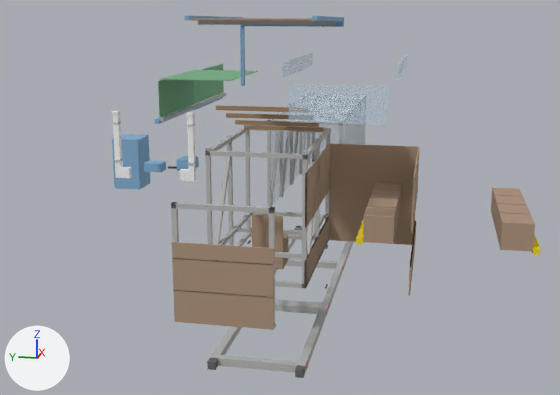
Two versions of the glTF model gallinero_explosivo.gltf, one commit apart.
One viewpoint serves both versions: a camera (50 mm lens) standing at (-11.59, -2.0, 3.34) and looking at (-0.19, 0.27, 0.49). The lights are fixed; the arrows at lower left show +X, +Y and +Z. The first picture is the older version. Vertices at exactly the same position are counted once.

The first picture shows 'Base__gris_plastimadera', 'Corral__gris_plastimadera', 'Corral__malla_gallinero', 'Dispositivos__pvc_azul', 'Estructura__gris_plastimadera', 'Forro__cafe_plastimadera', 'Nidos__cafe_plastimadera', 'Niebla__arpilla_verde', 'Perchas__cafe_percha', 'Puertas__cafe_plastimadera', 'Puertas__gris_plastimadera', 'Ventilación__malla_vent' and 10 more.
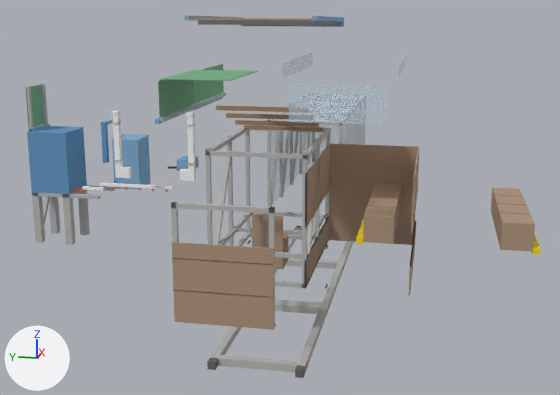
The change in detail:
Material 'Agua__pvc_azul' (mat_agua__pvc_azul) is new.
Its base color is (0.227, 0.431, 0.647) (blue #83afd2).
Its roughness is 0.85.
Material 'Agua__tambo_azul' (mat_agua__tambo_azul) is new.
Its base color is (0.122, 0.306, 0.549) (blue #6296c4).
Its roughness is 0.85.
Material 'Agua__gris_plastimadera' (mat_agua__gris_plastimadera) is new.
Its base color is (0.478, 0.478, 0.471) (grey #b8b8b7).
Its roughness is 0.85.
Material 'Agua__arpilla_verde' (mat_agua__arpilla_verde) is new.
Its base color is (0.18, 0.42, 0.227) (green #76ad83).
Its roughness is 0.85.
Material 'Agua__receptor_acero_rojo' (mat_agua__receptor_acero_rojo) is new.
Its base color is (0.753, 0.224, 0.169) (pink #e18272).
Its roughness is 0.85.
Material 'Agua__pvc_blanco' (mat_agua__pvc_blanco) is new.
Its base color is (0.949, 0.949, 0.949) (white #f9f9f9).
Its roughness is 0.85.
me_dispositivos__pvc_azul is used by ob_dispositivos__pvc_azul; location (0.0, 0.0, 0.0).
me_dispositivos__pvc_azul had 16 vertices, 24 faces and spanned x -1.5..-0.5, y 1.7..2.65, z 0.702..1.45.
me_dispositivos__pvc_azul now has 8 vertices, 12 faces and spans x -0.95..-0.5, y 2.25..2.65, z 0.702..1.45.
me_dispositivos__pvc_azul part 1: the loose piece of 8 vertices spanning x -1.5..-1.3, y 1.7..1.95, z 1.1..1.22 is deleted.
Mesh me_agua__pvc_azul is new.
It consists of a box spanning x -0.95..-0.71, y 2.72..2.77, z 1.66..1.7; a box spanning x -1.57..-1.09, y 3.55..3.63, z 1.63..1.66; a box spanning x -1.04..-0.92, y 3.25..3.29, z 1.53..1.57.
It uses material mat_agua__pvc_azul (blue #83afd2).
Mesh me_agua__tambo_azul is new.
It consists of a box spanning x -1.0..-0.93, y 2.72..2.79, z 1.1..1.7; a box spanning x -1.62..-1.04, y 3.05..3.63, z 0.75..1.63.
It uses material mat_agua__tambo_azul (blue #6296c4).
Mesh me_agua__gris_plastimadera is new.
It has 88 vertices, 156 faces and spans x -1.62..-1.04, y 2.6..3.63, z 0.0..2.25.
It uses material mat_agua__gris_plastimadera (grey #b8b8b7).
Mesh me_agua__arpilla_verde is new.
It is a box spanning x -1.57..-1.09, y 3.615..3.625, z 1.67..2.25.
It uses material mat_agua__arpilla_verde (green #76ad83).
Mesh me_agua__receptor_acero_rojo is new.
It consists of a box spanning x -1.5..-1.4, y 2.9..3.05, z 0.76..0.8; a box spanning x -1.565..-1.535, y 1.6..1.63, z 0.84..0.88; a box spanning x -1.565..-1.535, y 1.8..1.83, z 0.84..0.88; a box spanning x -1.565..-1.535, y 2.0..2.03, z 0.84..0.88; a box spanning x -1.565..-1.535, y 2.2..2.23, z 0.84..0.88; a box spanning x -1.565..-1.535, y 2.4..2.43, z 0.84..0.88.
It uses material mat_agua__receptor_acero_rojo (pink #e18272).
Mesh me_agua__pvc_blanco is new.
It consists of a box spanning x -1.5..-1.46, y 2.58..2.9, z 0.8..0.84; a box spanning x -1.57..-1.53, y 1.52..2.6, z 0.88..0.92.
It uses material mat_agua__pvc_blanco (white #f9f9f9).
Object 'Agua__pvc_azul' (ob_agua__pvc_azul) is new; it shows me_agua__pvc_azul.
Its location is (0.0, 0.0, 0.0).
Object 'Agua__tambo_azul' (ob_agua__tambo_azul) is new; it shows me_agua__tambo_azul.
Its location is (0.0, 0.0, 0.0).
Object 'Agua__gris_plastimadera' (ob_agua__gris_plastimadera) is new; it shows me_agua__gris_plastimadera.
Its location is (0.0, 0.0, 0.0).
Object 'Agua__arpilla_verde' (ob_agua__arpilla_verde) is new; it shows me_agua__arpilla_verde.
Its location is (0.0, 0.0, 0.0).
Object 'Agua__receptor_acero_rojo' (ob_agua__receptor_acero_rojo) is new; it shows me_agua__receptor_acero_rojo.
Its location is (0.0, 0.0, 0.0).
Object 'Agua__pvc_blanco' (ob_agua__pvc_blanco) is new; it shows me_agua__pvc_blanco.
Its location is (0.0, 0.0, 0.0).

Boxes [x1, y1, x2, y2] around the edits, measured in the pictures (560 x 395 px):
'Agua__tambo_azul', added (blue): after [27, 122, 109, 194]
'Agua__gris_plastimadera', added: after [25, 84, 115, 245]
'Dispositivos__pvc_azul', reshaped (29% narrower): before [112, 134, 166, 190]; after [112, 134, 150, 189]
'Agua__arpilla_verde', added (green): after [26, 84, 44, 127]
'Agua__pvc_blanco', added: after [82, 183, 173, 190]
'Agua__pvc_azul', added: after [29, 120, 113, 131]
'Agua__receptor_acero_rojo', added: after [73, 187, 168, 192]
part 1 of me_dispositivos__pvc_azul, deleted: before [144, 161, 166, 172]
